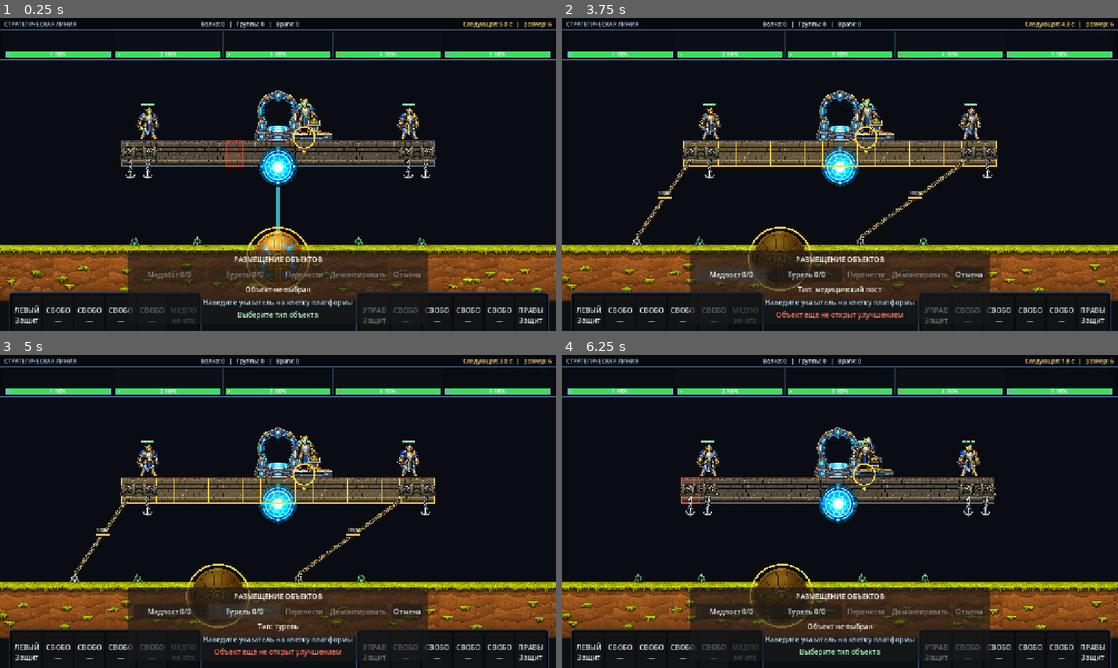
Above: before the commit, frames 1-4 (two rows, left to right).
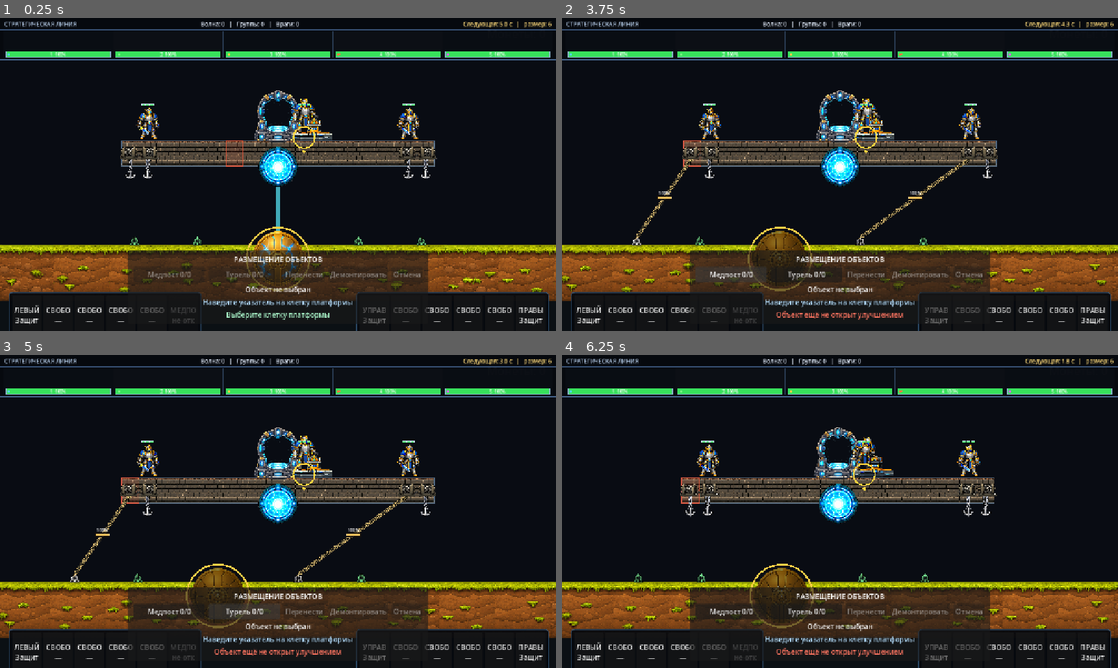
Above: after the commit, the same moments.

Repository: bageus/GloryProtect
Game: Godot game, scene res://scenes/game/game_root_with_flyers.tscn
Two runs of this game, one before a commit and one after it. Both use one fixed random seed, a clock stepped at 60 frames per second and the inputs below.
Inputs (mouse positions are in pixels of both pictures, inside the frame that each line leads up to):
- Up to frame 1 (0.25 s): no input
- Up to frame 2 (3.75 s): tap Enter (ui_accept) at 0.5, 0.77 s; move the mouse to (962, 158) at 0.52 s; hold Right (ui_right) 0.53-1.25 s; tap 1 at 0.6 s; click (962, 158) at 0.67 s; drag from (728, 190) to (812, 237) at 1.27 s; move the mouse to (895, 105) at 2.02 s; hold Right (ui_right) 2.03-2.75 s; tap 3 at 2.1 s; click (895, 105) at 2.17 s; drag from (812, 237) to (673, 127) at 2.77 s; click "Медпост 0/0" at 3.5 s
- Up to frame 3 (5 s): click "Турель 0/0" at 4.25 s
- Up to frame 4 (6.25 s): click (967, 611) at 5 s, where only the run before the commit has a clickable "Отмена"; move the mouse to (1006, 558) at 5.77 s; hold Left (ui_left) from 5.78 s (still down); tap R at 5.85 s; click (1006, 558) at 5.92 s; tap Enter (ui_accept) at 6.02 s

The runs differ from the first frame. In frame 1, 0.3% of the frame differs, in the area x 40-60%, y 93-97%; in frame 2, 1.0%, in the area x 21-79%, y 39-89%; in frame 3, 1.0%; in frame 4, 0.3%.

Commit message:
Replace persistent placement mode with cell context

Diff:
--- a/scripts/buildables/buildable_placement_controller.gd
+++ b/scripts/buildables/buildable_placement_controller.gd
@@ -3,10 +3,10 @@
 
 signal mode_changed(mode: int, type_id: int, buildable_id: int)
 signal hovered_cell_changed(cell_index: int)
+signal selected_cell_changed(cell_index: int)
 signal selected_buildable_changed(buildable_id: int)
 signal selected_turret_changed(buildable_id: int)
 signal feedback_changed(message: String, is_error: bool)
-
 
 enum Mode {
 	IDLE,
@@ -22,8 +22,9 @@
 var mode: Mode = Mode.IDLE
 var selected_type_id: int = -1
 var selected_buildable_id: int = -1
+var selected_cell_index: int = -1
 var hovered_cell_index: int = -1
-var _feedback_message: String = "Выберите тип объекта"
+var _feedback_message: String = "Выберите клетку платформы"
 var _feedback_is_error: bool = false
 
 @onready var _game_flow: GameFlowController = get_node(game_flow_path)
@@ -50,7 +51,7 @@
 	if not mouse_event.pressed:
 		return
 	if mouse_event.button_index == MOUSE_BUTTON_RIGHT:
-		cancel_current_action()
+		clear_selection()
 		get_viewport().set_input_as_handled()
 		return
 	if mouse_event.button_index != MOUSE_BUTTON_LEFT:
@@ -66,16 +67,10 @@
 func begin_placement(type_id: int) -> bool:
 	if not _ensure_commands_enabled():
 		return false
+	if not _can_deploy_type(type_id):
+		return false
 	selected_type_id = type_id
 	_set_selected_buildable(-1)
-	if not _inventory.is_unlocked(type_id):
-		_set_mode(Mode.IDLE)
-		_set_feedback("Объект ещё не открыт улучшением", true)
-		return false
-	if not _inventory.can_deploy(type_id, _grid.get_count_by_type(type_id)):
-		_set_mode(Mode.IDLE)
-		_set_feedback("Все доступные объекты этого типа уже установлены", true)
-		return false
 	_set_mode(Mode.PLACE)
 	_set_feedback(
 		"Выберите зелёную клетку для объекта «%s»" % _get_type_title(type_id),
@@ -84,6 +79,34 @@
 	return true
 
 
+func place_type_in_selected_cell(type_id: int) -> bool:
+	if not _ensure_commands_enabled():
+		return false
+	if selected_cell_index < 0:
+		_set_feedback("Сначала выберите пустую клетку платформы", true)
+		return false
+	if _grid.get_buildable_id_at_cell(selected_cell_index) >= 0:
+		_set_feedback("Выбранная клетка уже занята", true)
+		return false
+	if not _can_deploy_type(type_id):
+		return false
+	selected_type_id = type_id
+	return _place_selected_type(selected_cell_index, true)
+
+
+func select_empty_cell(cell_index: int) -> bool:
+	if not _platform.is_valid_cell(cell_index):
+		return false
+	if _grid.get_buildable_id_at_cell(cell_index) >= 0:
+		return false
+	selected_type_id = -1
+	_set_selected_buildable(-1)
+	_set_selected_cell(cell_index)
+	_set_mode(Mode.IDLE)
+	_set_feedback("Выберите объект для клетки %d" % (cell_index + 1), false)
+	return true
+
+
 func select_buildable(buildable_id: int) -> bool:
 	var snapshot: BuildableSnapshot = _grid.get_snapshot(buildable_id)
 	if snapshot == null:
@@ -91,6 +114,7 @@
 		return false
 	selected_type_id = snapshot.type_id
 	_set_selected_buildable(buildable_id)
+	_set_selected_cell(snapshot.cell_index)
 	_set_mode(Mode.IDLE)
 	_set_feedback(
 		"Выбран объект «%s» в клетке %d" % [
@@ -109,6 +133,9 @@
 	if snapshot == null:
 		_set_feedback("Сначала выберите установленный объект", true)
 		return false
+	if snapshot.type_id == BuildableType.Id.MEDICAL_STATION:
+		_set_feedback("Медицинский пост закреплён в служебной зоне", true)
+		return false
 	selected_type_id = snapshot.type_id
 	_set_mode(Mode.MOVE)
 	_set_feedback("Выберите новую зелёную клетку", false)
@@ -131,17 +158,16 @@
 
 
 func cancel_current_action() -> void:
-	_set_mode(Mode.IDLE)
-	if selected_buildable_id < 0:
-		selected_type_id = -1
+	clear_selection()
 	_set_feedback("Действие отменено", false)
 
 
 func clear_selection() -> void:
 	selected_type_id = -1
 	_set_selected_buildable(-1)
-	_set_mode(Mode.IDLE)
-	_set_feedback("Выберите тип объекта", false)
+	_set_selected_cell(-1)
+	_set_mode(Mode.IDLE)
+	_set_feedback("Выберите клетку платформы", false)
 
 
 func handle_pointer_motion(canvas_position: Vector2) -> int:
@@ -156,6 +182,8 @@
 func handle_primary_click(canvas_position: Vector2) -> bool:
 	var cell_index := handle_pointer_motion(canvas_position)
 	if cell_index < 0:
+		if has_cell_context() or mode != Mode.IDLE:
+			clear_selection()
 		return false
 	if not _ensure_commands_enabled():
 		return true
@@ -165,11 +193,10 @@
 	if mode == Mode.PLACE:
 		if occupant_id >= 0:
 			return select_buildable(occupant_id)
-		return _place_selected_type(cell_index)
+		return _place_selected_type(cell_index, true)
 	if occupant_id >= 0:
 		return select_buildable(occupant_id)
-	clear_selection()
-	return true
+	return select_empty_cell(cell_index)
 
 
 func get_mode() -> int:
@@ -182,6 +209,14 @@
 
 func get_selected_buildable_id() -> int:
 	return selected_buildable_id
+
+
+func get_selected_cell_index() -> int:
+	return selected_cell_index
+
+
+func has_cell_context() -> bool:
+	return selected_cell_index >= 0 or selected_buildable_id >= 0
 
 
 func get_selected_turret_id() -> int:
@@ -196,11 +231,17 @@
 
 
 func is_grid_preview_visible() -> bool:
-	return (
-		mode != Mode.IDLE
-		or selected_type_id >= 0
-		or selected_buildable_id >= 0
-	)
+	return mode == Mode.PLACE or mode == Mode.MOVE
+
+
+func can_place_type_in_selected_cell(type_id: int) -> bool:
+	return get_place_reason_for_type(type_id) == &""
+
+
+func get_place_reason_for_type(type_id: int) -> StringName:
+	if selected_cell_index < 0:
+		return BuildableGrid.REASON_INVALID_CELL
+	return _grid.get_place_unavailability_reason(type_id, selected_cell_index)
 
 
 func get_cell_unavailability_reason(cell_index: int) -> StringName:
@@ -263,20 +304,20 @@
 
 
 func get_summary() -> String:
-	var mode_text := "выбор"
+	var mode_text := "контекст"
 	if mode == Mode.PLACE:
 		mode_text = "установка"
 	elif mode == Mode.MOVE:
 		mode_text = "перенос"
-	var selected_text := "ничего"
+	var selected_text := "клетка не выбрана"
 	if selected_buildable_id >= 0:
 		selected_text = "объект %d" % (selected_buildable_id + 1)
-	elif selected_type_id >= 0:
-		selected_text = _get_type_title(selected_type_id)
+	elif selected_cell_index >= 0:
+		selected_text = "клетка %d" % (selected_cell_index + 1)
 	return "%s | %s" % [mode_text, selected_text]
 
 
-func _place_selected_type(cell_index: int) -> bool:
+func _place_selected_type(cell_index: int, close_after: bool) -> bool:
 	var reason := _grid.get_place_unavailability_reason(
 		selected_type_id,
 		cell_index
@@ -288,7 +329,13 @@
 	if buildable_id < 0:
 		_set_feedback("Объект не удалось установить", true)
 		return true
-	select_buildable(buildable_id)
+	if close_after:
+		selected_type_id = -1
+		_set_selected_buildable(-1)
+		_set_selected_cell(-1)
+		_set_mode(Mode.IDLE)
+	else:
+		select_buildable(buildable_id)
 	_set_feedback(
 		"Объект установлен в клетку %d" % (cell_index + 1),
 		false
@@ -313,13 +360,28 @@
 	if not _grid.move(selected_buildable_id, cell_index):
 		_set_feedback("Объект не удалось перенести", true)
 		return true
+	selected_type_id = -1
+	_set_selected_buildable(-1)
+	_set_selected_cell(-1)
 	_set_mode(Mode.IDLE)
 	_set_feedback(
-		"Объект мгновенно перенесён в клетку %d; оператор следует к посту" % (
+		"Объект перенесён в клетку %d; оператор следует к посту" % (
 			cell_index + 1
 		),
 		false
 	)
+	return true
+
+
+func _can_deploy_type(type_id: int) -> bool:
+	if not _inventory.is_unlocked(type_id):
+		_set_mode(Mode.IDLE)
+		_set_feedback("Объект ещё не открыт улучшением", true)
+		return false
+	if not _inventory.can_deploy(type_id, _grid.get_count_by_type(type_id)):
+		_set_mode(Mode.IDLE)
+		_set_feedback("Все доступные объекты этого типа уже установлены", true)
+		return false
 	return true
 
 
@@ -365,6 +427,13 @@
 	selected_turret_changed.emit(get_selected_turret_id())
 
 
+func _set_selected_cell(cell_index: int) -> void:
+	if selected_cell_index == cell_index:
+		return
+	selected_cell_index = cell_index
+	selected_cell_changed.emit(selected_cell_index)
+
+
 func _set_feedback(message: String, is_error: bool) -> void:
 	_feedback_message = message
 	_feedback_is_error = is_error
@@ -380,6 +449,7 @@
 		return
 	selected_type_id = -1
 	_set_selected_buildable(-1)
+	_set_selected_cell(-1)
 	_set_mode(Mode.IDLE)
 
 
@@ -387,9 +457,10 @@
 	selected_type_id = -1
 	hovered_cell_index = -1
 	_set_selected_buildable(-1)
+	_set_selected_cell(-1)
 	_set_mode(Mode.IDLE)
 	hovered_cell_changed.emit(-1)
-	_set_feedback("Выберите тип объекта", false)
+	_set_feedback("Выберите клетку платформы", false)
 
 
 func _on_run_state_changed(_previous_state: int, new_state: int) -> void:
